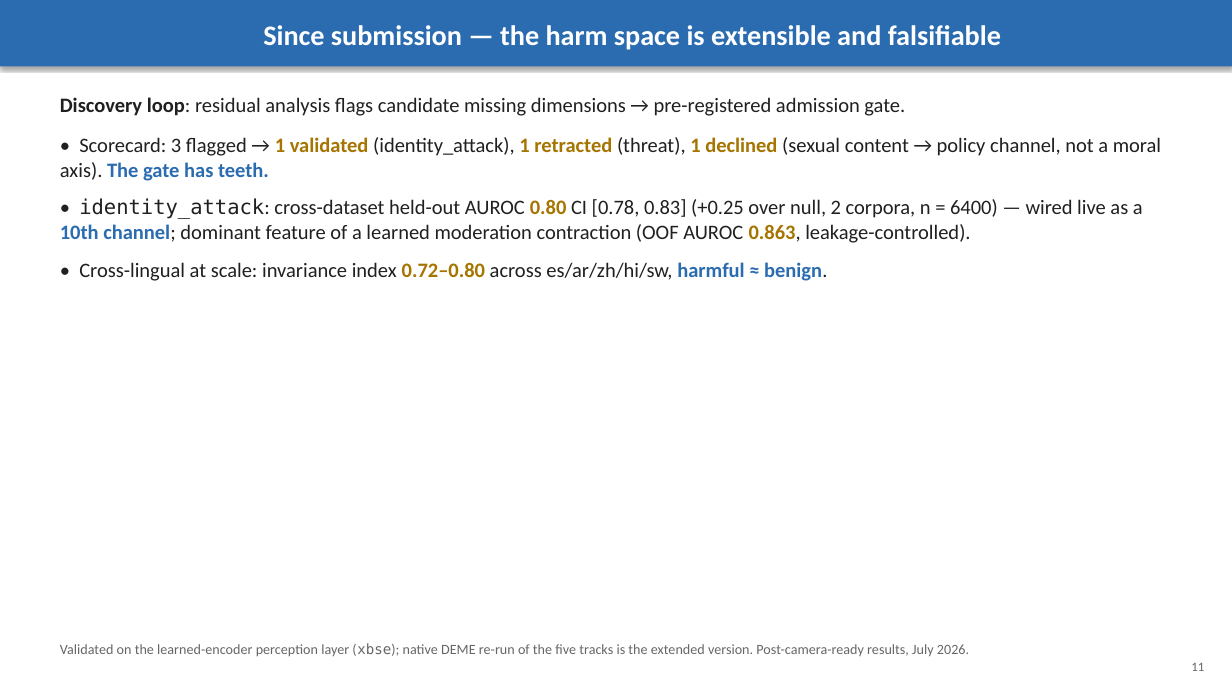
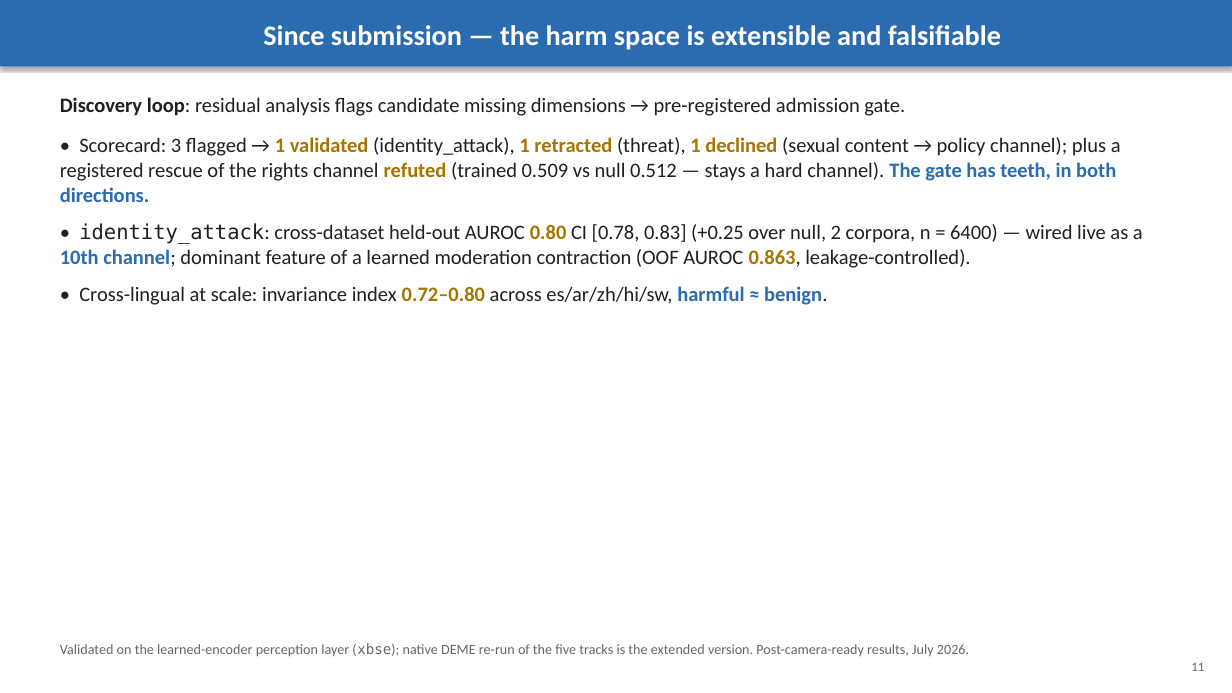
Before and after one commit to ahb-sjsu/agi-hpc, a slide deck: slide 11 of benchmarks/ieee_bds_2026/SecureAI_Bond_2026_slides.pptx. Drawn at 1232x693 pixels with LibreOffice and Linux fonts; fonts in the diff are those of the drawing. Boxes give left, top, right and bottom in pixels: in the first picture for what was removed or moved away, otherwise in the second. Text is boxed around its words. In the diff, an @@ line names an element or a change of style, - is before the commit and + after.

```diff
--- a/benchmarks/ieee_bds_2026/SecureAI_Bond_2026_slides.pptx
+++ b/benchmarks/ieee_bds_2026/SecureAI_Bond_2026_slides.pptx
@@ text at (60, 137, 1121, 202): text changed @@
-• Scorecard: 3 flagged → 1 validated (identity_attack), 1 retracted (threat), 1 declined (sexual content → policy channel, not a moral axis). The gate has teeth.
+• Scorecard: 3 flagged → 1 validated (identity_attack), 1 retracted (threat), 1 declined (sexual content → policy channel); plus a registered rescue of the rights channel refuted (trained 0.509 vs null 0.512 — stays a hard channel). The gate has teeth, in both directions.
```
Also in this commit, not shown: 2 other slides changed, 2 slides added, 3 other files.
